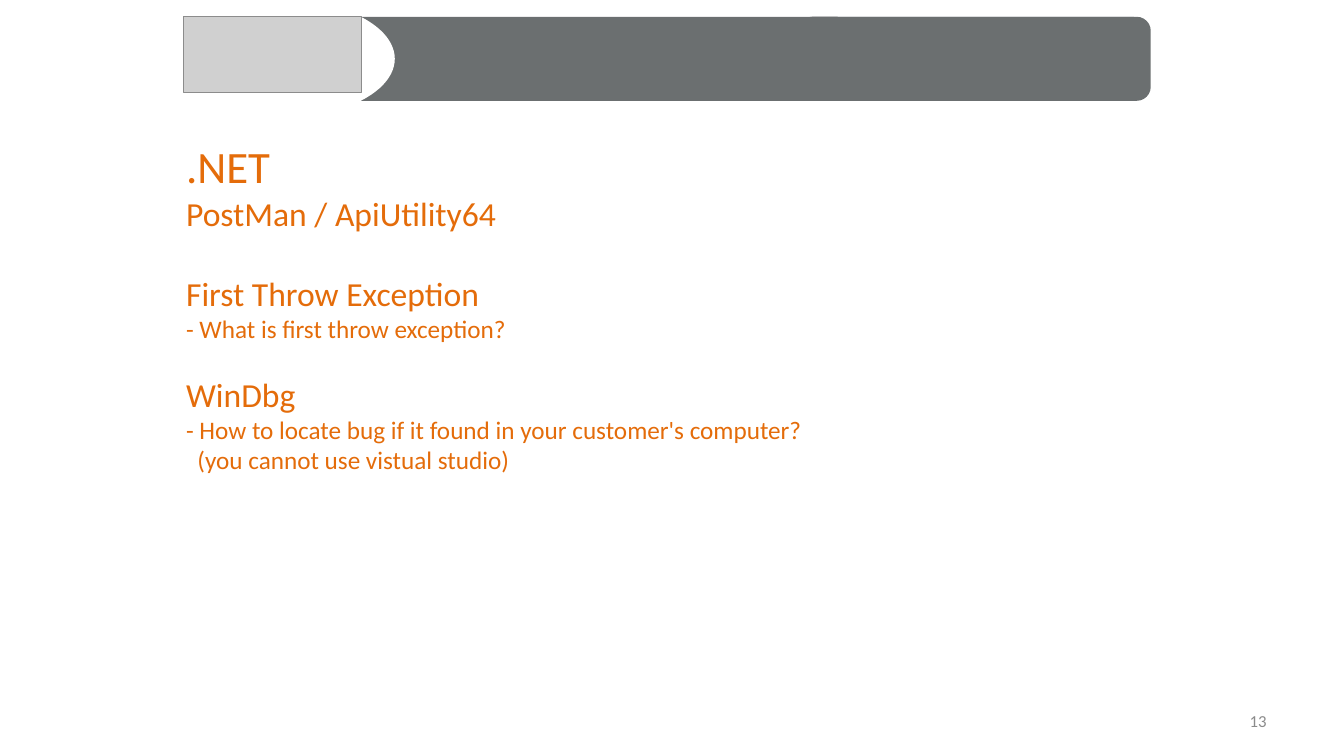
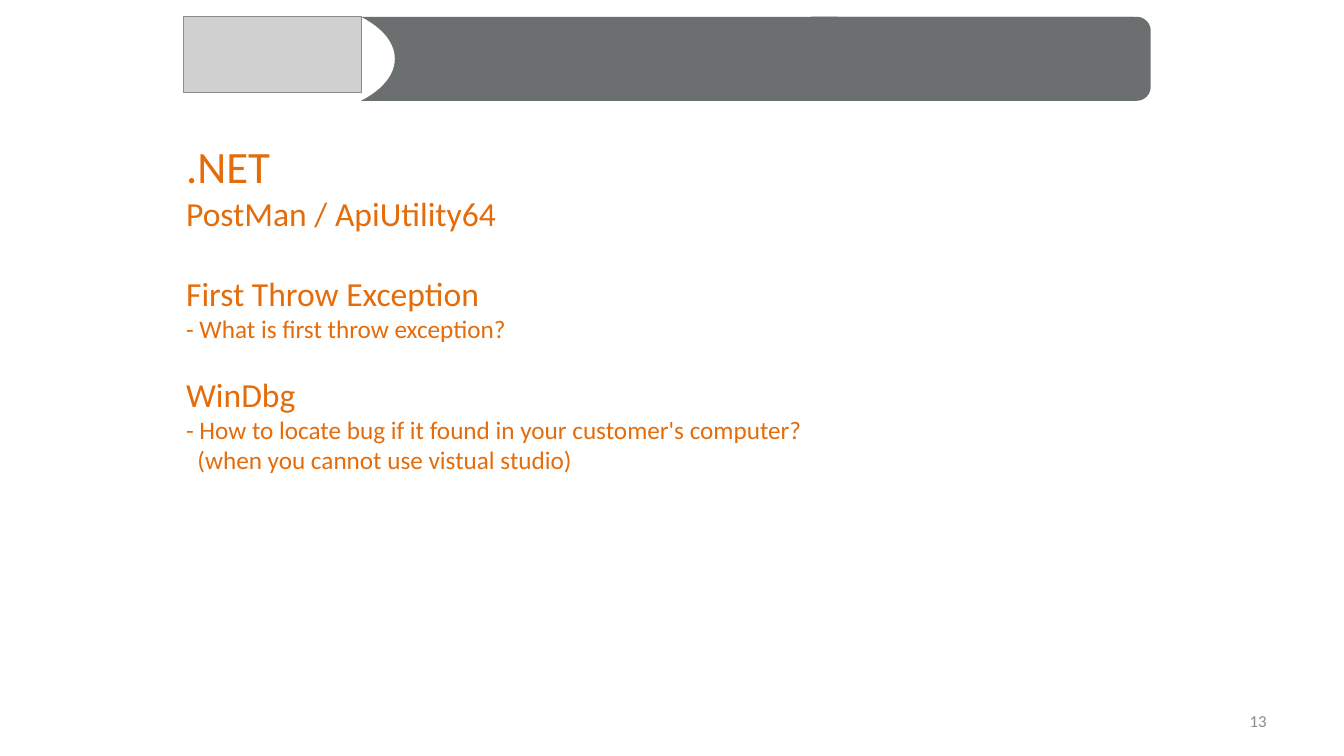
Before and after one commit to rainbow494/blog.zuoshachi.com, a slide deck: slide 13 of examples/how-to-debug-website/how-to-debug-viewfinder.pptx. Drawn at 1344x756 pixels with LibreOffice and Linux fonts; fonts in the diff are those of the drawing; grey boxes stand for pictures. Boxes give left, top, right and bottom in pixels: in the first picture for what was removed or moved away, otherwise in the second. Text is boxed around its words. In the diff, an @@ line names an element or a change of style, - is before the commit and + after.

```diff
--- a/examples/how-to-debug-website/how-to-debug-viewfinder.pptx
+++ b/examples/how-to-debug-website/how-to-debug-viewfinder.pptx
@@ text at [197,450,571,473]: text changed @@
-(you cannot use vistual studio)
+(when you cannot use vistual studio)
```
Also in this commit, not shown: 4 other slides changed, 3 other files.
